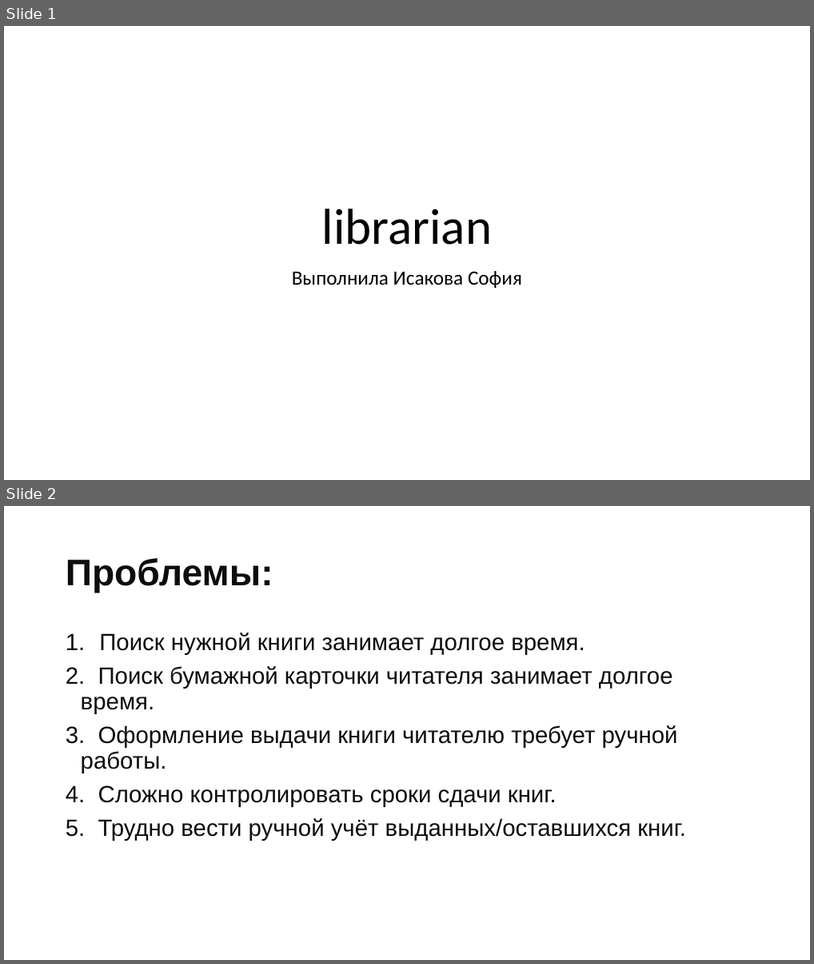
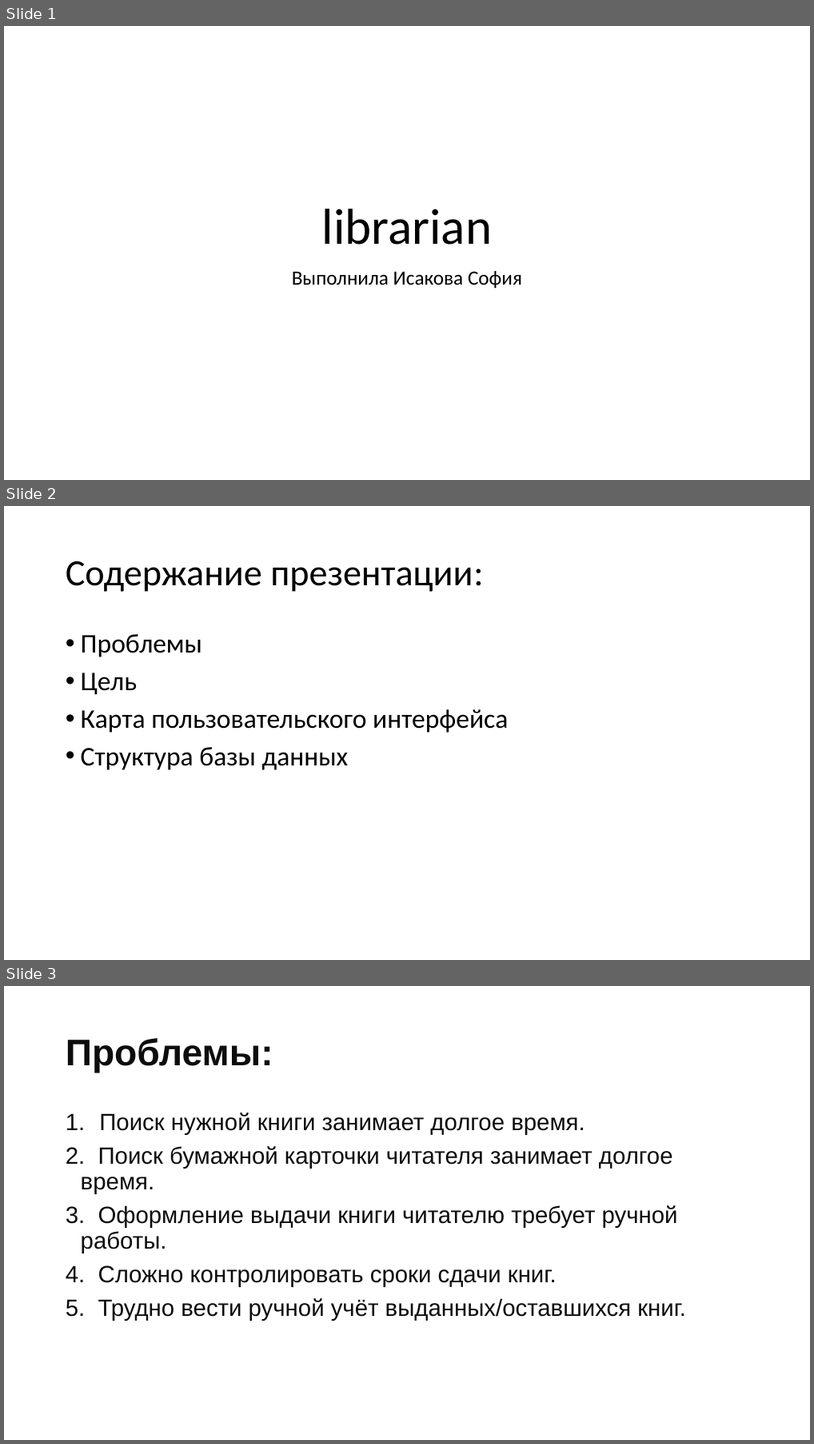
Before and after one commit to sofia-on-air/librarian, a slide deck: Презентация проекта.pptx. Shown one above the other, each under a label of ours: slides 1 and 2 before the commit, slides 1, 2 and 3 after it. The pictures are 814x964 and 814x1444 pixels, drawn with LibreOffice and Linux fonts; fonts in the diff are those of the drawing. Boxes give left, top, right and bottom in pixels: in the first picture for what was removed or moved away, otherwise in the second. Text is boxed around its words. In the diff, an @@ line names an element or a change of style, - is before the commit and + after.

Commit message:
небольшие изменения в презентации

```diff
--- a/Презентация проекта.pptx
+++ b/Презентация проекта.pptx
@@ slide 2 added at <box>4,506,810,960</box>, background #FFFFFF @@
@@ title added at <box>66,561,483,592</box>, 44 pt, text #000000 @@
+Содержание презентации:
@@ text added at <box>81,634,508,770</box>, 32 pt, text #000000 @@
+• Проблемы
+• Цель
+• Карта пользовательского интерфейса
+• Структура базы данных
@@ what was slide 2 is now slide 3 @@
```
